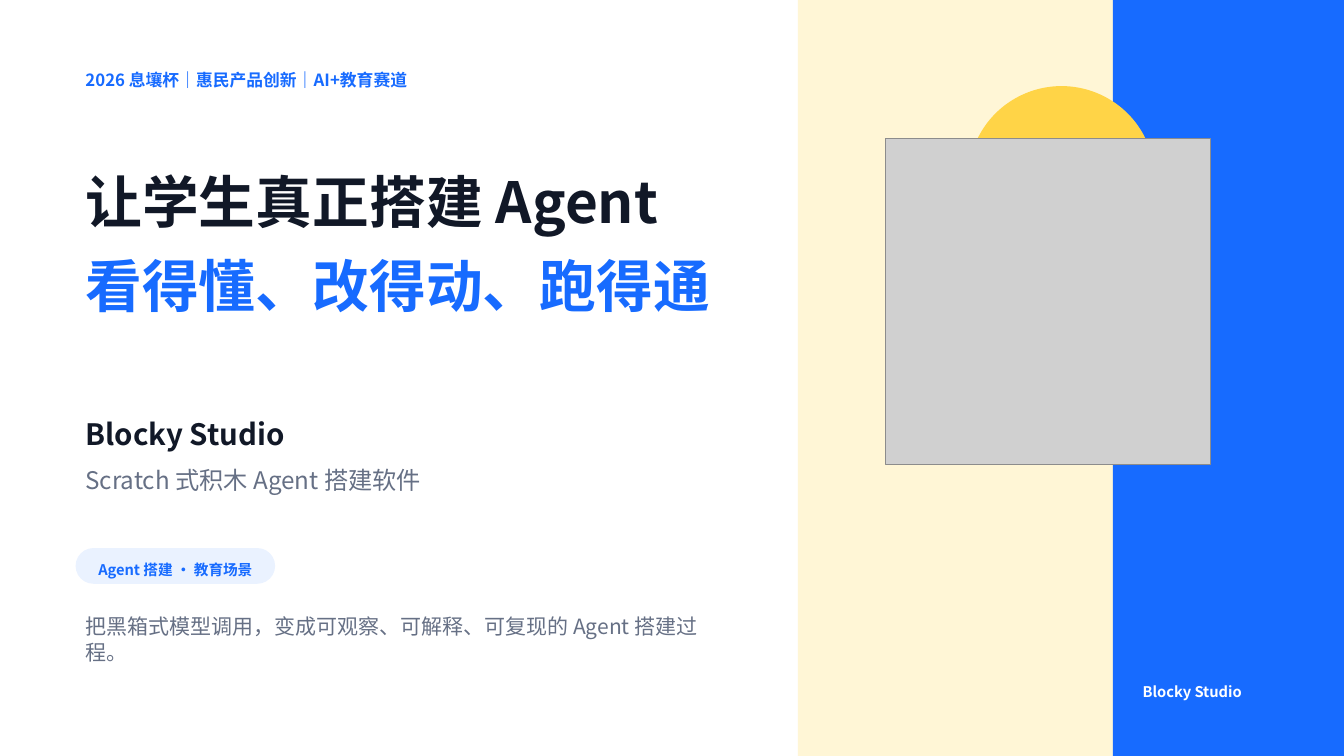
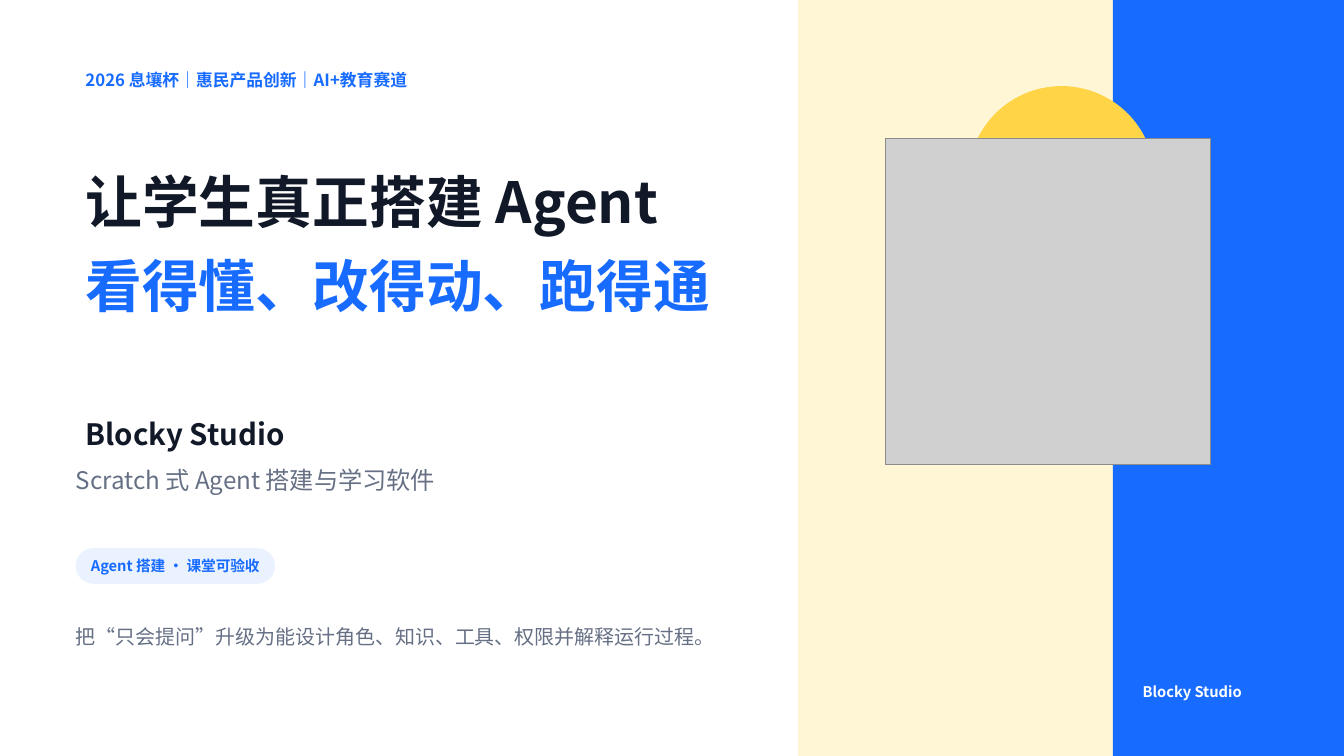
Before and after one commit to q2955161835-debug/Blocky-AI, a slide deck: slide 1 of PPT与商业计划书/Blocky-Studio-息壤杯-AI+教育.pptx. Drawn at 1344x756 pixels with LibreOffice and Linux fonts; fonts in the diff are those of the drawing; grey boxes stand for pictures. Boxes give left, top, right and bottom in pixels: in the first picture for what was removed or moved away, otherwise in the second. Text is boxed around its words. In the diff, an @@ line names an element or a change of style, - is before the commit and + after.

```diff
--- a/PPT与商业计划书/Blocky-Studio-息壤杯-AI+教育.pptx
+++ b/PPT与商业计划书/Blocky-Studio-息壤杯-AI+教育.pptx
@@ text at [76,468,435,495]: text changed @@
-Scratch 式积木 Agent 搭建软件
+Scratch 式 Agent 搭建与学习软件
@@ text at [91,557,260,576]: text changed @@
-Agent 搭建 · 教育场景
+Agent 搭建 · 课堂可验收
@@ vertical alignment top to middle in 3 elements at [76,468,435,495], [91,557,260,576], [76,627,715,646] @@
@@ text at [76,627,715,646]: text changed; size 15 to 14.2 pt @@
-把黑箱式模型调用，变成可观察、可解释、可复现的 Agent 搭建过程。
+把“只会提问”升级为能设计角色、知识、工具、权限并解释运行过程。
```
Also in this commit, not shown: 13 other slides changed, 1 other file.
